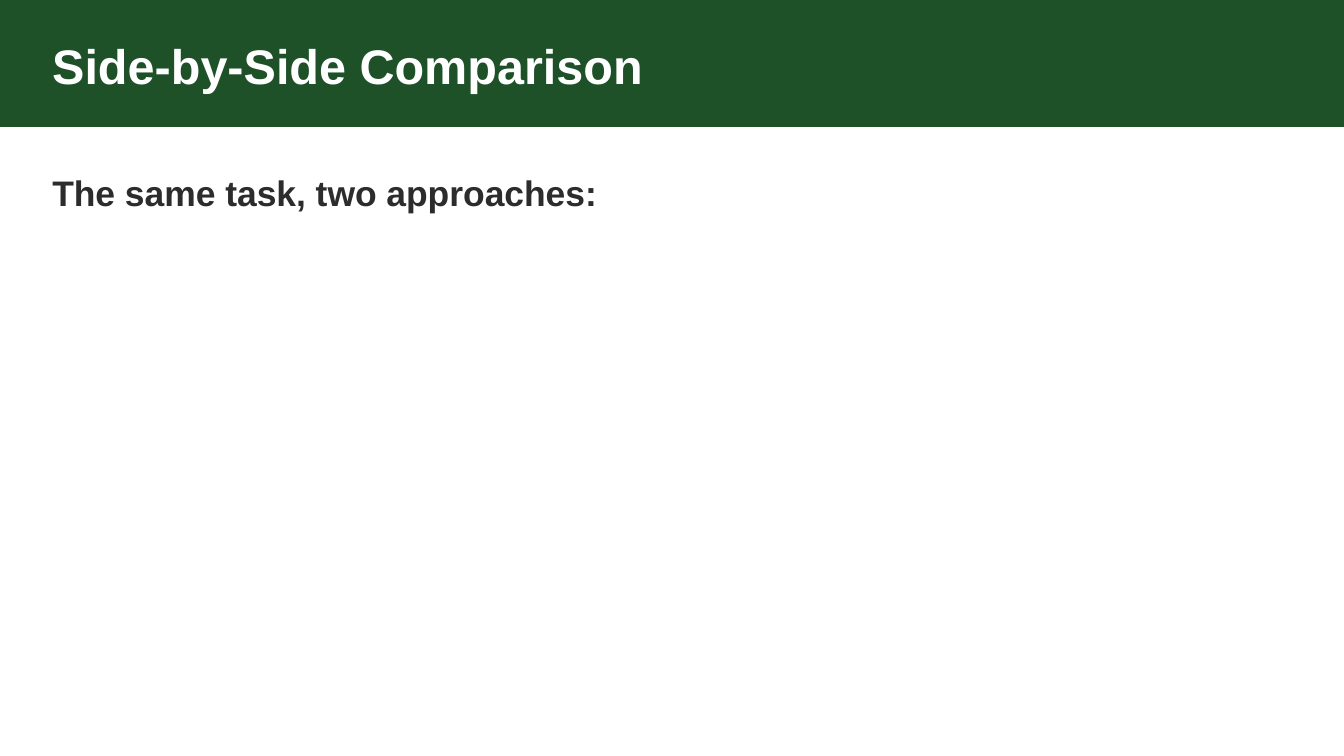
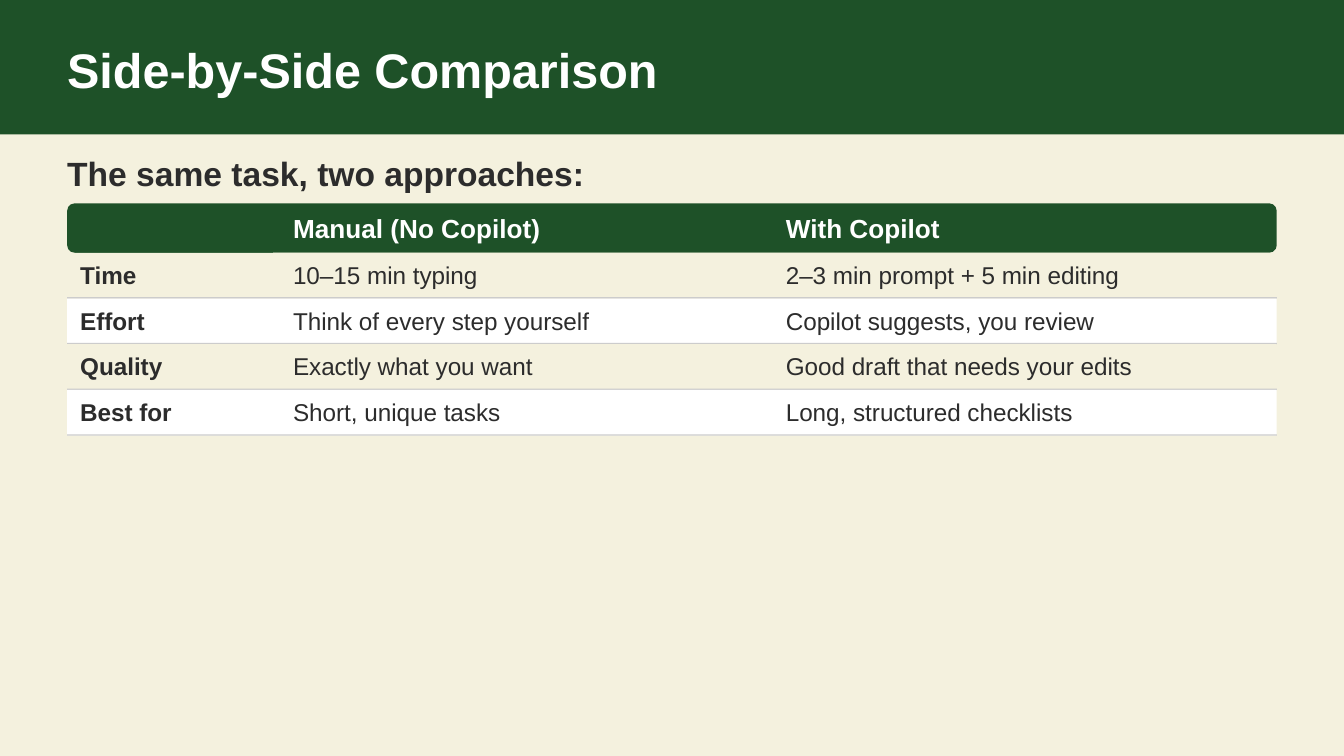
Before and after one commit to zircote/github4farms, a slide deck: slide 16 of sessions/session-10/slides.pptx. Drawn at 1344x756 pixels with LibreOffice and Linux fonts; fonts in the diff are those of the drawing. Boxes give left, top, right and bottom in pixels: in the first picture for what was removed or moved away, otherwise in the second. Text is boxed around its words. In the diff, an @@ line names an element or a change of style, - is before the commit and + after.

Commit message:
build: regenerate all 12 session PPTX decks
Rebuild all slide decks to incorporate HTML quality fixes,
content additions, and layout corrections.

```diff
--- a/sessions/session-10/slides.pptx
+++ b/sessions/session-10/slides.pptx
@@ background #FFFFFF to #F4F1DE @@
@@ rectangle: place and size @@
-rectangle at (0, 0, 1344, 126)
+rectangle at (0, 0, 1344, 134)
@@ text "Side-by-Side Comparison": place and size @@
-text "Side-by-Side Comparison" at (52, 49, 643, 94)
+text "Side-by-Side Comparison" at (67, 53, 657, 97)
@@ text "The same task, two approaches:": place and size @@
-text "The same task, two approaches:" at (52, 180, 596, 214)
+text "The same task, two approaches:" at (67, 161, 584, 192)
@@ text "The same task, two approaches:" at (67, 161, 584, 192): size 19 to 18 pt; line spacing 25.6pt to 1; less space between paragraphs @@
@@ rounded rectangle added at (67, 203, 1277, 253), fill #1E5128 @@
@@ text added at (293, 219, 540, 244), 14 pt, text #FFFFFF, bold @@
+Manual (No Copilot)
@@ text added at (786, 219, 939, 244), 14 pt, text #FFFFFF, bold @@
+With Copilot
@@ rectangle added at (67, 253, 1277, 298), fill #F4F1DE @@
@@ text added at (80, 266, 136, 285), 13 pt, text #2C2C2C, bold @@
+Time
@@ text added at (293, 266, 478, 289), 13 pt, text #2C2C2C @@
+10–15 min typing
@@ text added at (786, 266, 1119, 289), 13 pt, text #2C2C2C @@
+2–3 min prompt + 5 min editing
@@ line added from (67, 298) to (1277, 298), #CCCCCC 0.75 pt @@
@@ rectangle added at (67, 298, 1277, 344), fill #FFFFFF @@
@@ text added at (80, 312, 145, 331), 13 pt, text #2C2C2C, bold @@
+Effort
@@ text added at (293, 312, 589, 335), 13 pt, text #2C2C2C @@
+Think of every step yourself
@@ text added at (786, 312, 1094, 335), 13 pt, text #2C2C2C @@
+Copilot suggests, you review
@@ line added from (67, 344) to (1277, 344), #CCCCCC 0.75 pt @@
@@ rectangle added at (67, 344, 1277, 390), fill #F4F1DE @@
@@ text added at (80, 357, 162, 380), 13 pt, text #2C2C2C, bold @@
+Quality
@@ text added at (293, 357, 532, 380), 13 pt, text #2C2C2C @@
+Exactly what you want
@@ text added at (786, 357, 1132, 380), 13 pt, text #2C2C2C @@
+Good draft that needs your edits
@@ line added from (67, 390) to (1277, 390), #CCCCCC 0.75 pt @@
@@ rectangle added at (67, 390, 1277, 435), fill #FFFFFF @@
@@ text added at (80, 403, 171, 422), 13 pt, text #2C2C2C, bold @@
+Best for
@@ text added at (293, 403, 501, 426), 13 pt, text #2C2C2C @@
+Short, unique tasks
@@ text added at (786, 403, 1072, 426), 13 pt, text #2C2C2C @@
+Long, structured checklists
@@ line added from (67, 435) to (1277, 435), #CCCCCC 0.75 pt @@
```
Also in this commit, not shown: 3 other slides changed, 1 slide added, 1 slide removed, 11 other files.
